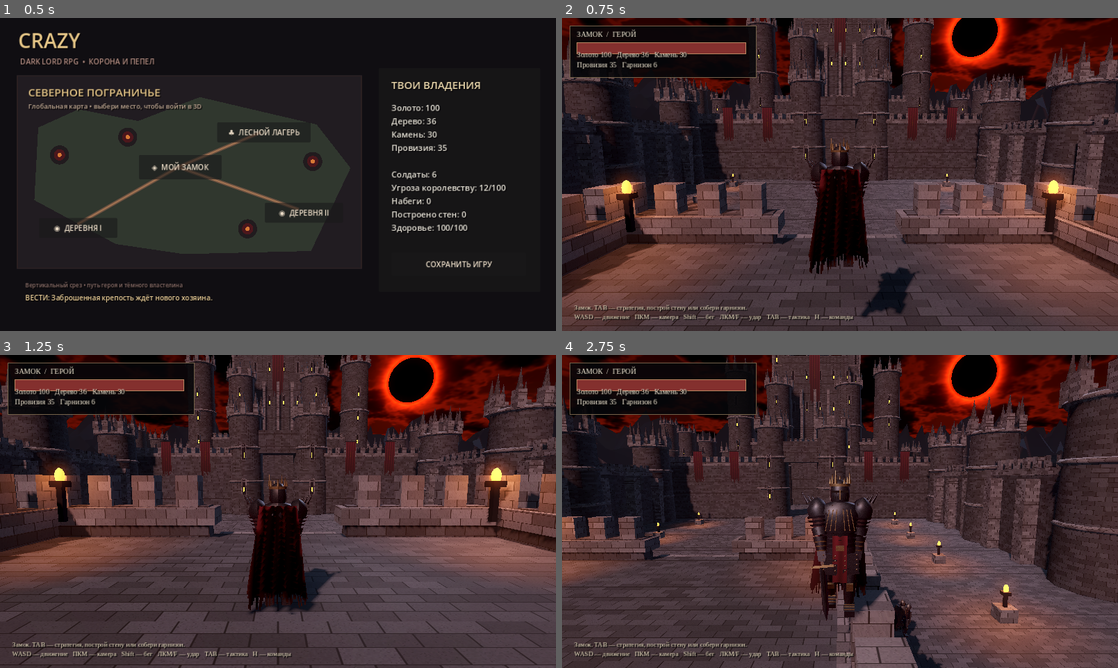
Above: before the commit, frames 1-4 (two rows, left to right).
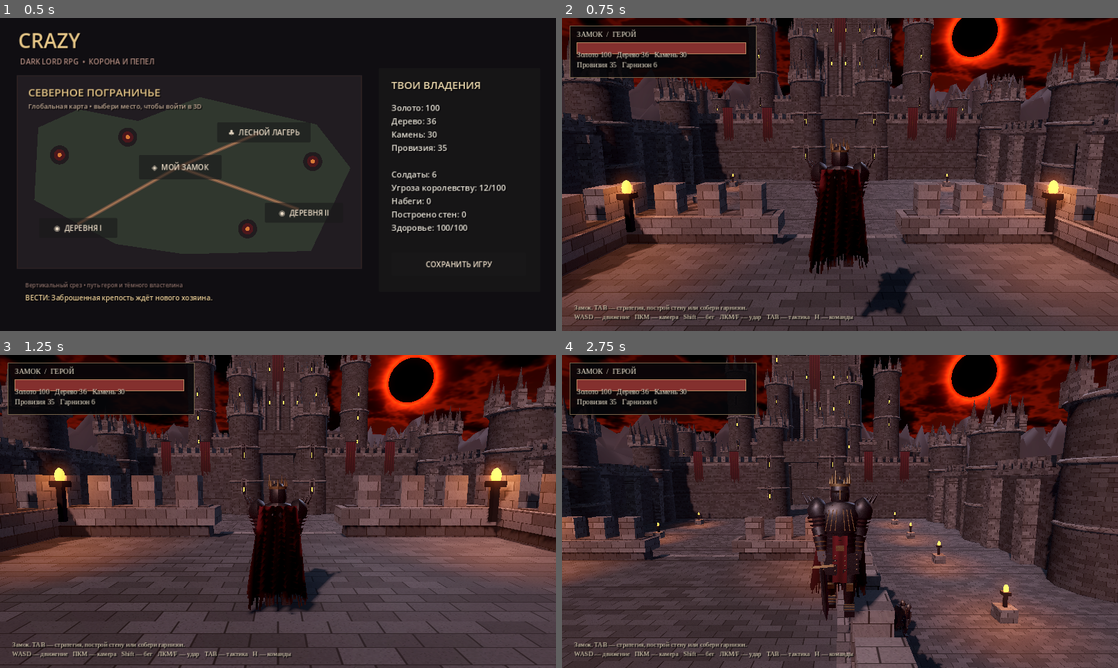
Above: after the commit, the same moments.

Repository: ThrandenSeverest/Crazy
Game: Godot game, scene res://scenes/world_map.tscn
Same seed, same stepped clock (60 frames per second), same inputs: the game is played once before the commit and once after it.
Inputs (mouse positions are in pixels of both pictures, inside the frame that each line leads up to):
- Up to frame 1 (0.5 s): no input
- Up to frame 2 (0.75 s): click "◈ МОЙ ЗАМОК" at 0.5 s
- Up to frame 3 (1.25 s): no input
- Up to frame 4 (2.75 s): tap Enter at 1.25 s; move the mouse to (962, 495) at 1.27 s; hold D 1.28-2.03 s; hold Shift 1.28-2.03 s; click (962, 495) at 1.42 s; tap Space at 1.52, 2.27 s; move the mouse to (728, 527) at 2.02 s; hold S from 2.03 s (still down); tap E at 2.1 s

Frame 1 is identical in both runs. In frame 2, 2.0% of the frame differs, in the area x 0-100%, y 17-33%; in frame 3, 1.3%; in frame 4, 2.3%, in the area x 2-91%, y 19-36%.

Commit message:
fix: orient terrain triangles toward the visible surface

Diff:
--- a/scripts/fortress_visual.gd
+++ b/scripts/fortress_visual.gd
@@ -226,7 +226,7 @@
 		for x in range(-50,50):
 			if Vector2(x,z).length()<16.0:
 				continue
-			for corner in [Vector2(0,0),Vector2(0,1),Vector2(1,0),Vector2(1,0),Vector2(0,1),Vector2(1,1)]:
+			for corner in [Vector2(0,0),Vector2(1,0),Vector2(0,1),Vector2(1,0),Vector2(1,1),Vector2(0,1)]:
 				var px: float = (x+corner.x)*8.0
 				var pz: float = (z+corner.y)*8.0
 				var distance_from_center := Vector2(px,pz).length()
